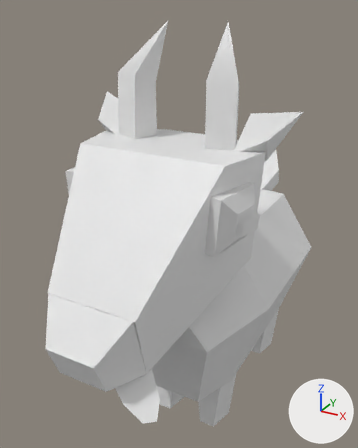
An edit to the FBX model Assets/[BaifosFarm]/Cabras/CabraNegra/Modelo/CabraNegra.fbx, drawn before and after from the same camera.
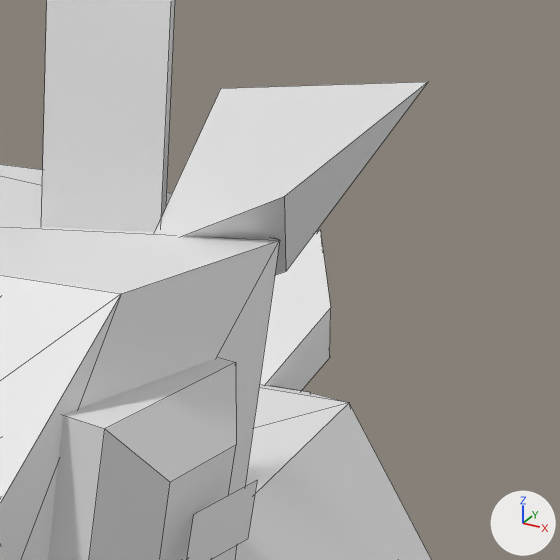
The first picture shows the older version from a 50 mm camera at (0.35, -0.792, 0.737) aimed at (-0.052, -0.06, 0.371). The close-ups show both versions on the part from 54% to 94% of the width and 20% to 52% of the height of that picture; other places that the commit changed are outside them. Arrows for +X, +Y and +Z are at lower right; the lights stay in place. The close-ups show mesh edges as thin lines. Where no turn or scale is listed for an object, it has been applied to the vertices.

The first close-up shows 'Cabeza001', 'Cola001', 'Cuerno izqq001', 'Cuerpo', 'Ojo izq002', 'Oreja izq002', 'Pupila izq002'.
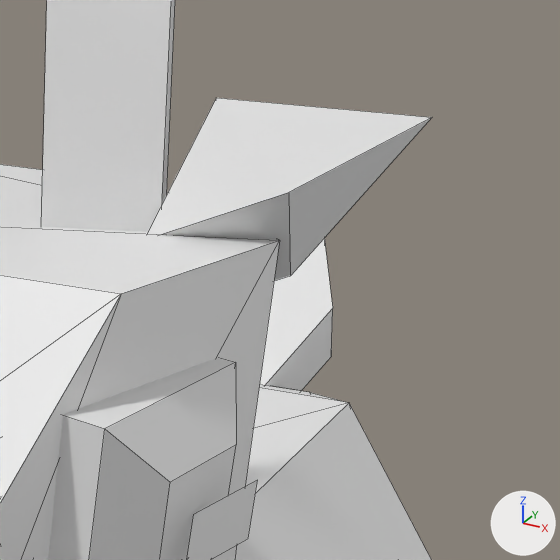
Location of each change, (x1, y1, x2, y2) in pixels of the close-ups (560 x 560 px):
```json
{"object": "Oreja izq002", "change": "rescaled", "before": [154, 82, 428, 275], "after": [147, 98, 432, 281]}
{"object": "Cola001", "change": "rescaled", "before": [260, 230, 331, 391], "after": [260, 238, 333, 391]}
```

Scene script edits in JSON lines:
```json
{"op": "set", "path": "ob_oreja_izq002.scale", "old": "(0.569, 0.521, 0.778)", "new": "(0.478, 0.554, 0.865)"}
{"op": "set", "path": "ob_cola001.scale", "old": "(1.4, 1.14, 1.0)", "new": "(1.4, 1.17, 0.976)"}
```
